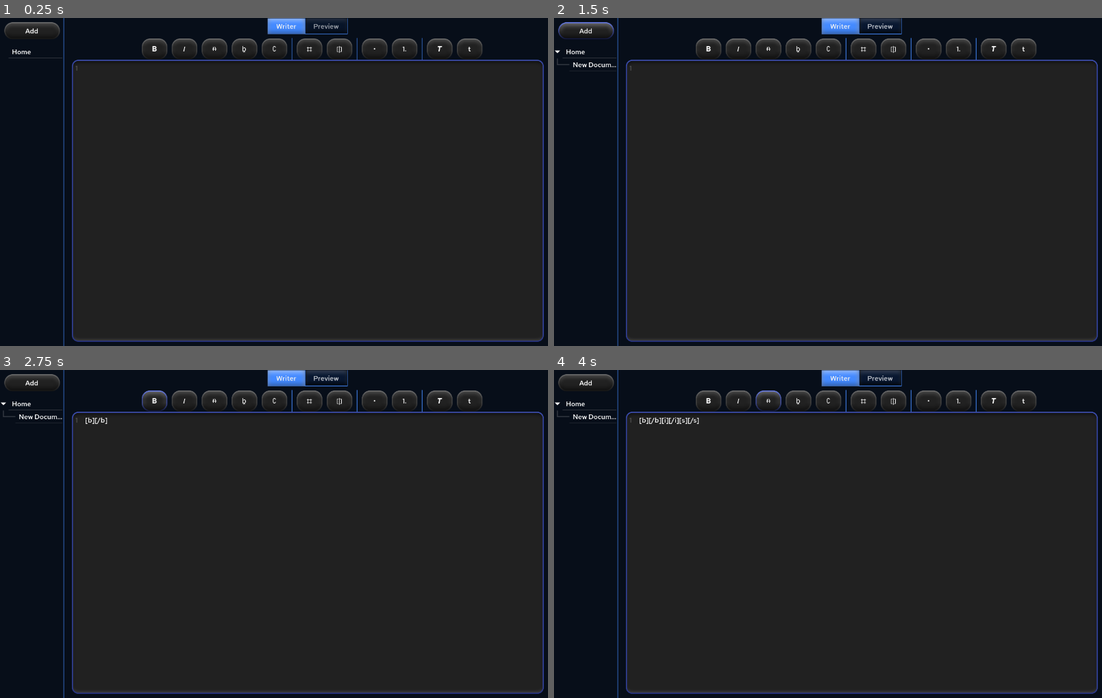
Above: before the commit, frames 1-4 (two rows, left to right).
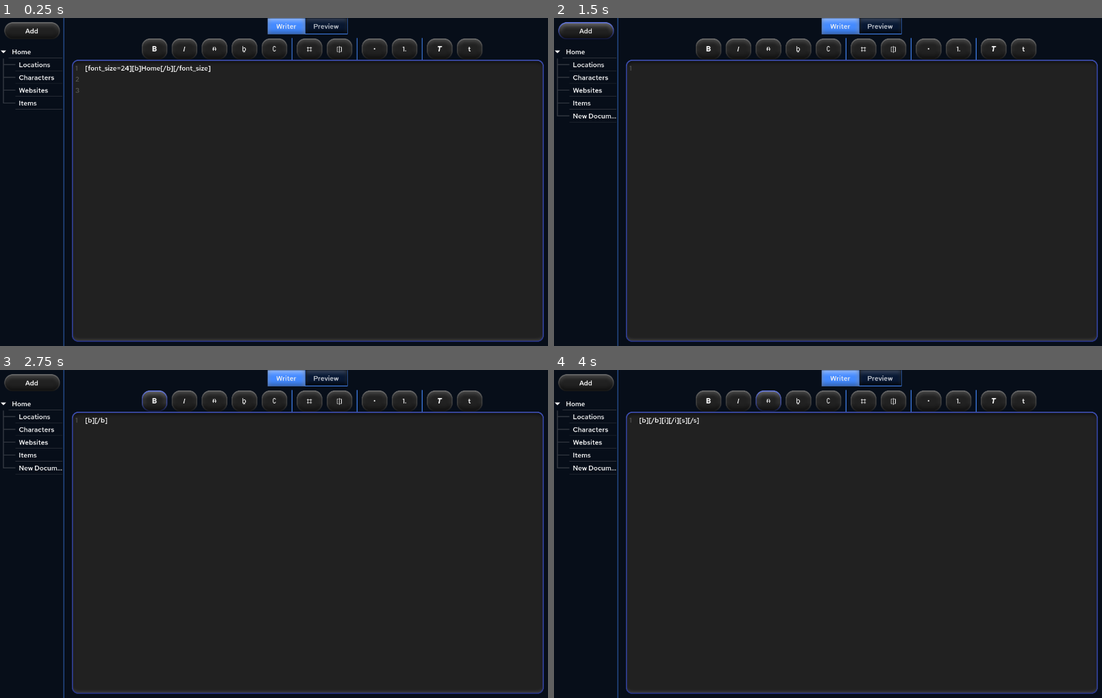
Above: after the commit, the same moments.

Repository: hellory4n/Lole
Game: Godot game, scene res://lole_idk/lole.tscn
Same seed, same stepped clock (60 frames per second), same inputs: the game is played once before the commit and once after it.
Inputs (mouse positions are in pixels of both pictures, inside the frame that each line leads up to):
- Up to frame 1 (0.25 s): no input
- Up to frame 2 (1.5 s): click (860, 201) at 0.52 s; type "12" at 0.6 s; click "Add" at 1.25 s
- Up to frame 3 (2.75 s): click "B" at 2 s
- Up to frame 4 (4 s): click "I" at 2.75 s; click "ᵰ" at 3.5 s

The runs differ from the first frame. In frame 1, 0.6% of the frame differs, in the area x 0-100%, y 0-98%; in frame 2, 0.4%; in frame 3, 0.4%; in frame 4, 0.4%.

Commit message:
this is getting a null error, apparently

Diff:
--- a/lole_idk/document_tree.gd
+++ b/lole_idk/document_tree.gd
@@ -1,6 +1,5 @@
 extends Tree
 
-@onready var root = create_item()
 # key is TreeItem, value is the writer ui
 var items = {}
 @export var root_writer: Control
@@ -9,10 +8,9 @@
 var current_page: TreeItem
 
 func _ready():
-	root.set_text(0, "Home")
-	items.merge({root: root_writer})
-	current_page = root
-
+	process_page(Encyclopedia.document_tree)
+	current_page = get_root()
+	items[current_page].visible = true
 	set_anchor_and_offset(SIDE_TOP, 0, 60)
 
 func add_items_omgomgomgomg():
@@ -27,3 +25,17 @@
 	items[current_page].visible = false
 	current_page = get_selected()
 	items[current_page].visible = true
+
+func process_page(page: Page, tree_item_parent: TreeItem = null):
+	var yes = create_item(tree_item_parent)
+	yes.set_text(0, page.name)
+	yes.set_editable(0, true)
+
+	var m = writer.instantiate()
+	m.get_node("TabContainer/Writer/Gkggg").text = page.content
+	m.visible = false
+	items.merge({yes: m})
+	content_root.add_child(m)
+
+	for item in page.children:
+		process_page(item, yes)
--- a/lole_idk/encyclopedia.gd
+++ b/lole_idk/encyclopedia.gd
@@ -1,7 +1,34 @@
 extends Node
-class_name Encylopedia
 
-@export var document_tree: Page = Page.new(
-	"Home",
-	"[font_size=24][b]Home[/b][/font_size]\n\n"
-)
+@export var document_tree: Page
+
+func save():
+	ResourceSaver.save(document_tree, "user://document_tree.tres")
+
+func _init():
+	if ResourceLoader.exists("user://document_tree.tres"):
+		document_tree = load("user://document.tree.tres")
+	else:
+		generate_new_tree()
+
+func generate_new_tree():
+	document_tree = Page.new("Home", "[font_size=24][b]Home[/b][/font_size]\n\n")
+	document_tree.children.append(Page.new(
+		"Locations",
+		"[font_size=24][b]Locations[/b][/font_size]\nHere you may put the physical locations so they can be referenced in the map."
+	))
+	document_tree.children.append(Page.new(
+		"Characters",
+		"[font_size=24][b]Characters[/b][/font_size]\n
+		Here you may put the characters of the game."
+	))
+	document_tree.children.append(Page.new(
+		"Websites",
+		"[font_size=24][b]Websites[/b][/font_size]\nHere you may put the websites inside the game."
+	))
+	document_tree.children.append(Page.new(
+		"Items",
+		"[font_size=24][b]Items[/b][/font_size]\nHere you may put the items inside the game."
+	))
+
+	save()
